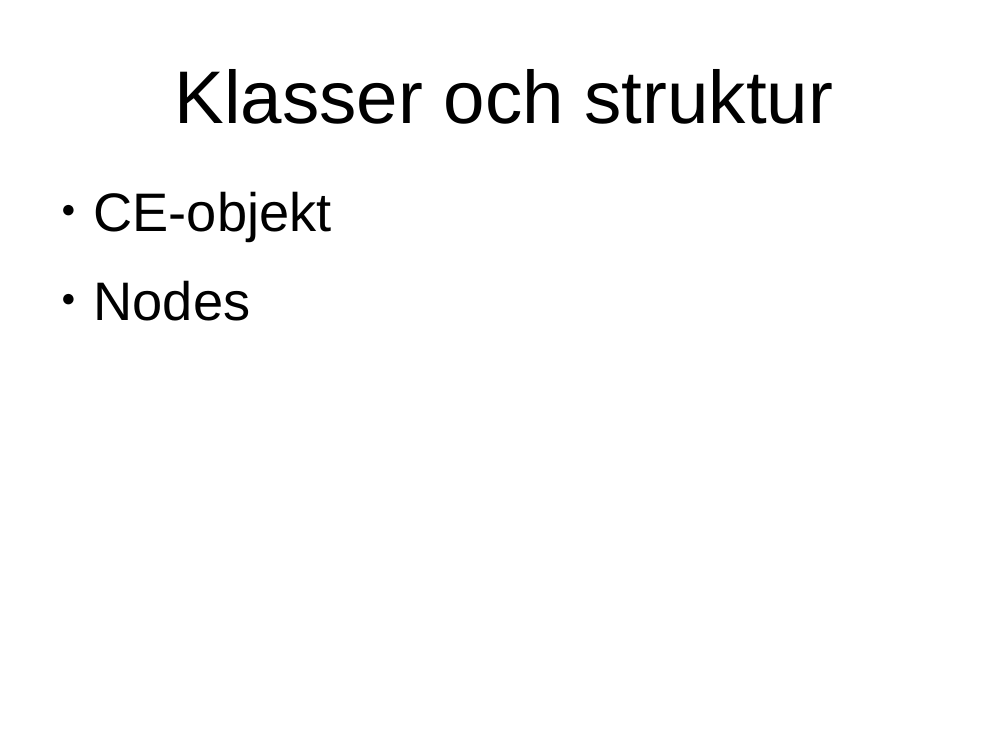
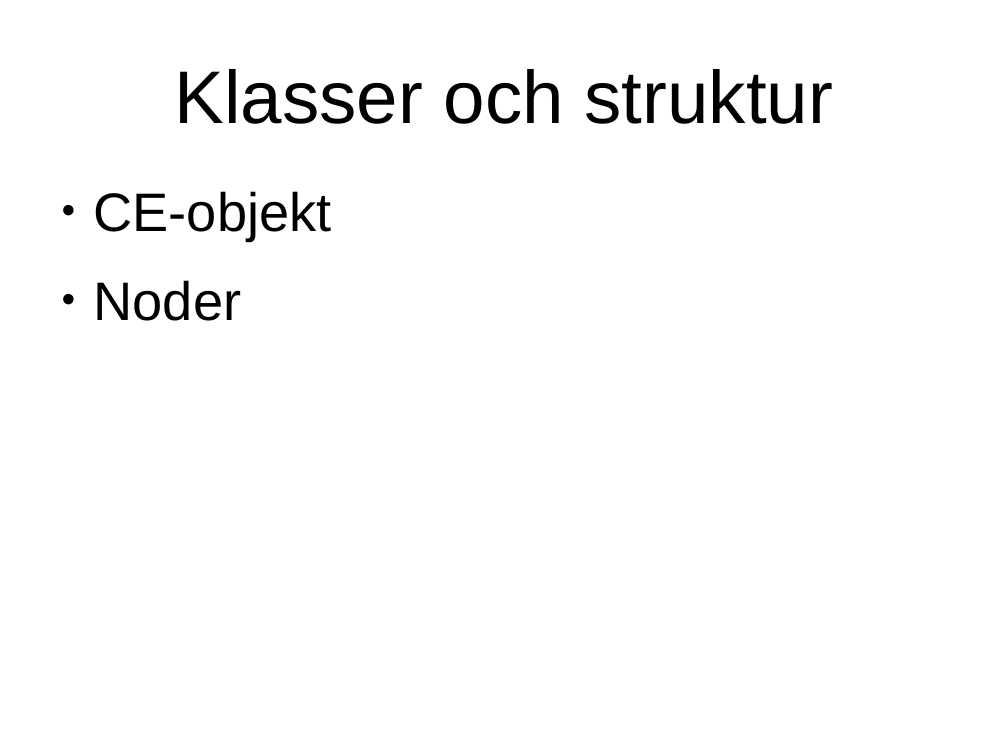
Before and after one commit to stureling/CodEng, a slide deck: slide 2 of doc/presentation/pp.odp. Drawn at 1008x756 pixels with LibreOffice and Linux fonts; fonts in the diff are those of the drawing. Boxes give left, top, right and bottom in pixels: in the first picture for what was removed or moved away, otherwise in the second. Text is boxed around its words. In the diff, an @@ line names an element or a change of style, - is before the commit and + after.

```diff
--- a/doc/presentation/pp.odp
+++ b/doc/presentation/pp.odp
@@ text at box(94, 280, 242, 321): text changed @@
-● Nodes
+● Noder
```
Also in this commit, not shown: 1 slide added, 1 slide removed, 10 other files.
